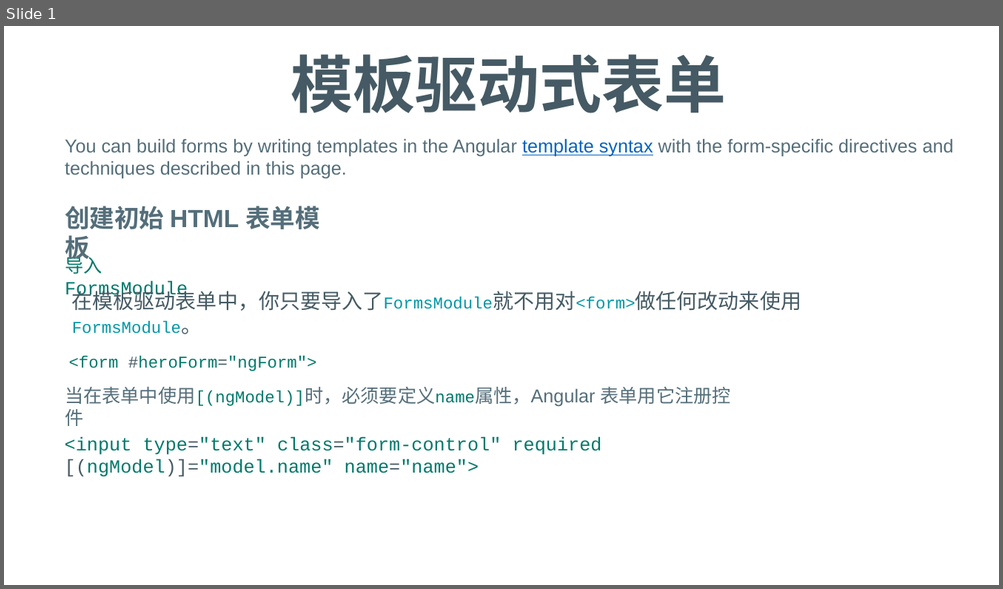
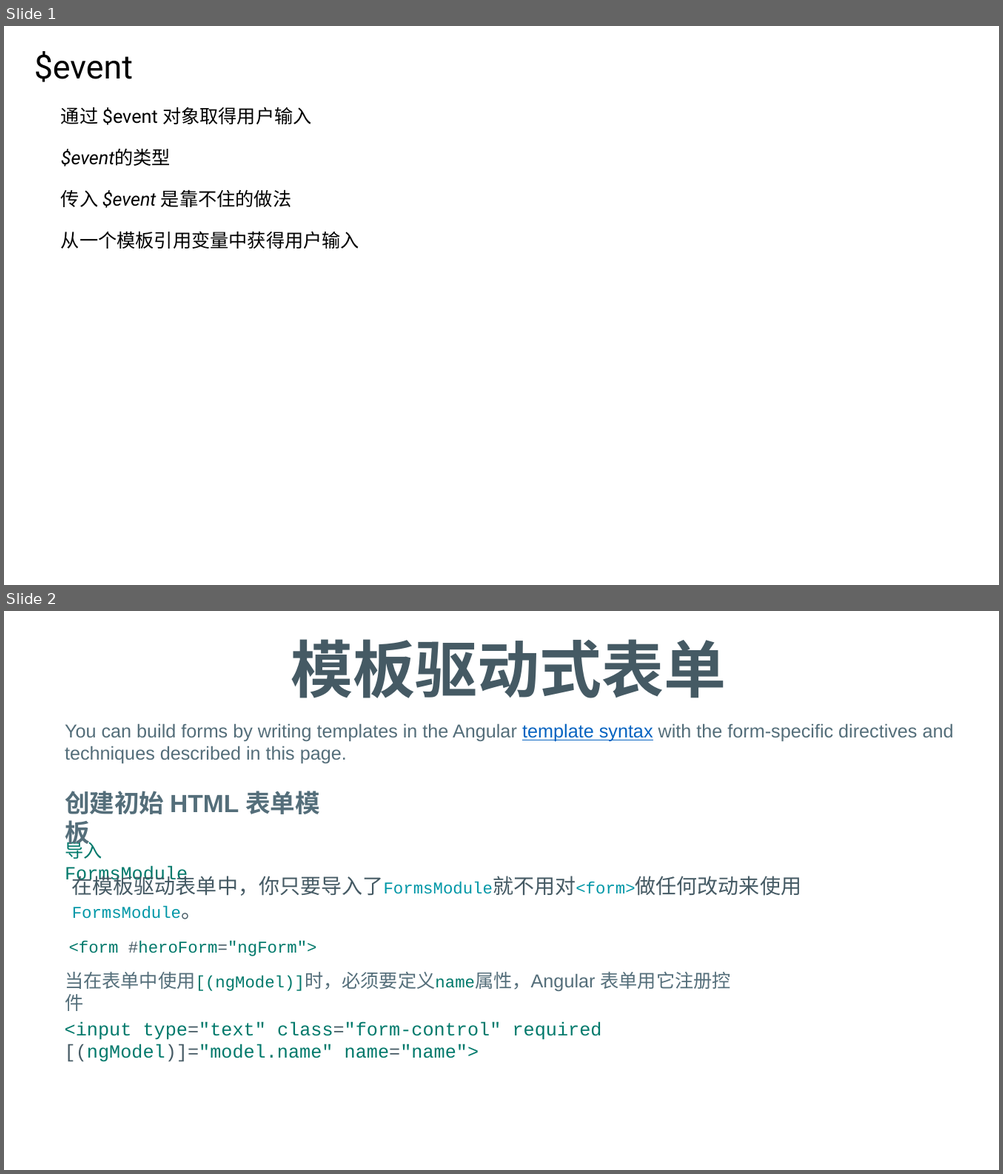
Before and after one commit to FredJiangFei/MyDocuments, a slide deck: 工作/Angular summary/表单.pptx. Shown one above the other, each under a label of ours: slide 1 before the commit, slides 1 and 2 after it. The pictures are 1003x589 and 1003x1174 pixels, drawn with LibreOffice and Linux fonts; fonts in the diff are those of the drawing. Boxes give left, top, right and bottom in pixels: in the first picture for what was removed or moved away, otherwise in the second. Text is boxed around its words. In the diff, an @@ line names an element or a change of style, - is before the commit and + after.

```diff
--- a/工作/Angular summary/表单.pptx
+++ b/工作/Angular summary/表单.pptx
@@ slide 1 added at (4, 26, 999, 585), background #FFFFFF @@
@@ text added at (34, 51, 133, 82), 32 pt, text #000000 @@
+$event
@@ text added at (61, 107, 312, 125), 18 pt, text #000000 @@
+通过 $event 对象取得用户输入
@@ text added at (61, 148, 170, 167), 18 pt, text #000000, italic @@
+$event的类型
@@ text added at (61, 190, 291, 208), 18 pt, text #000000 @@
+传入 $event 是靠不住的做法
@@ text added at (61, 231, 359, 249), 18 pt, text #000000 @@
+从一个模板引用变量中获得用户输入
@@ what was slide 1 is now slide 2 @@
```
Also in this commit, not shown: 1 other slide added, 5 other files.
